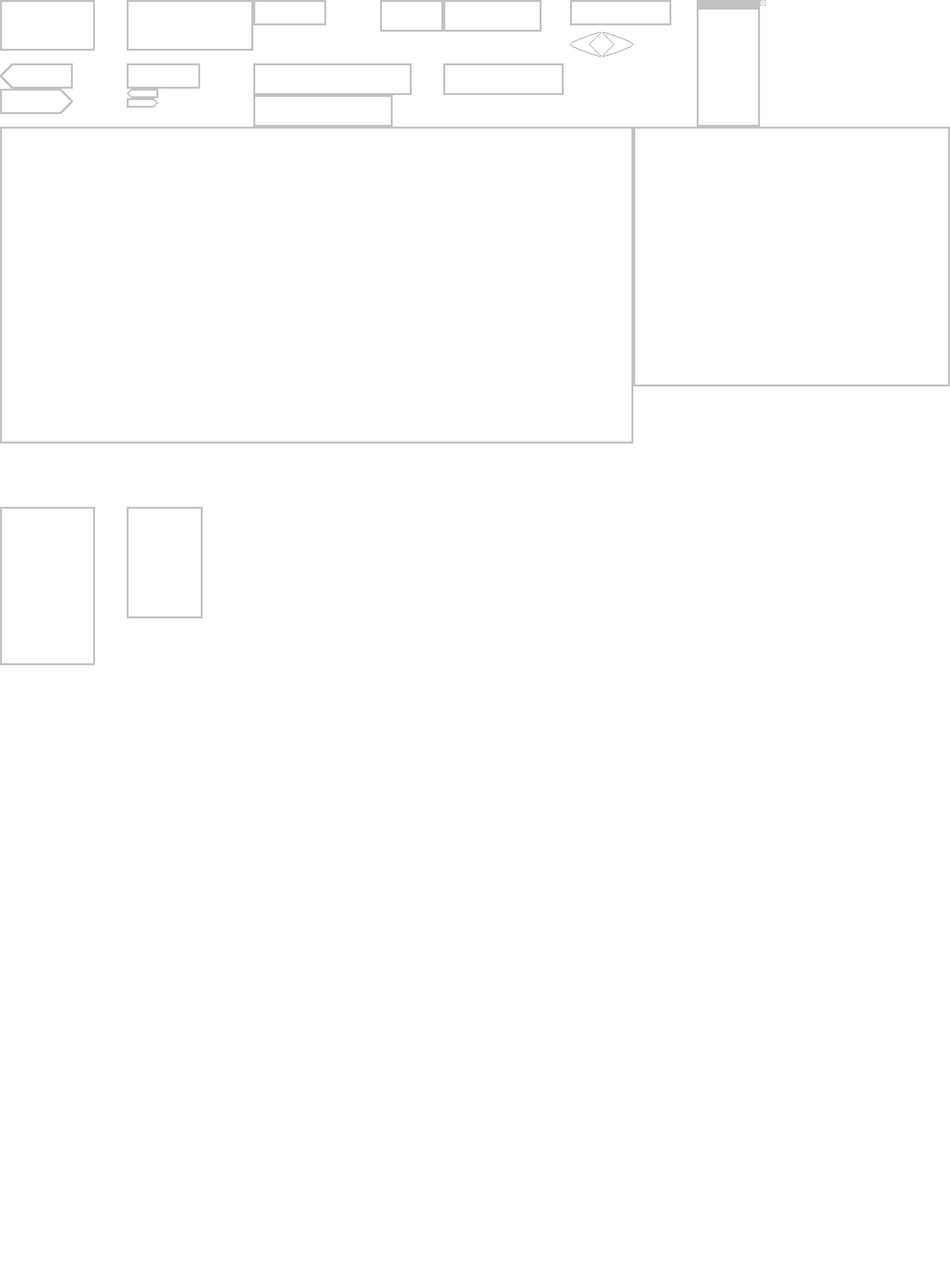
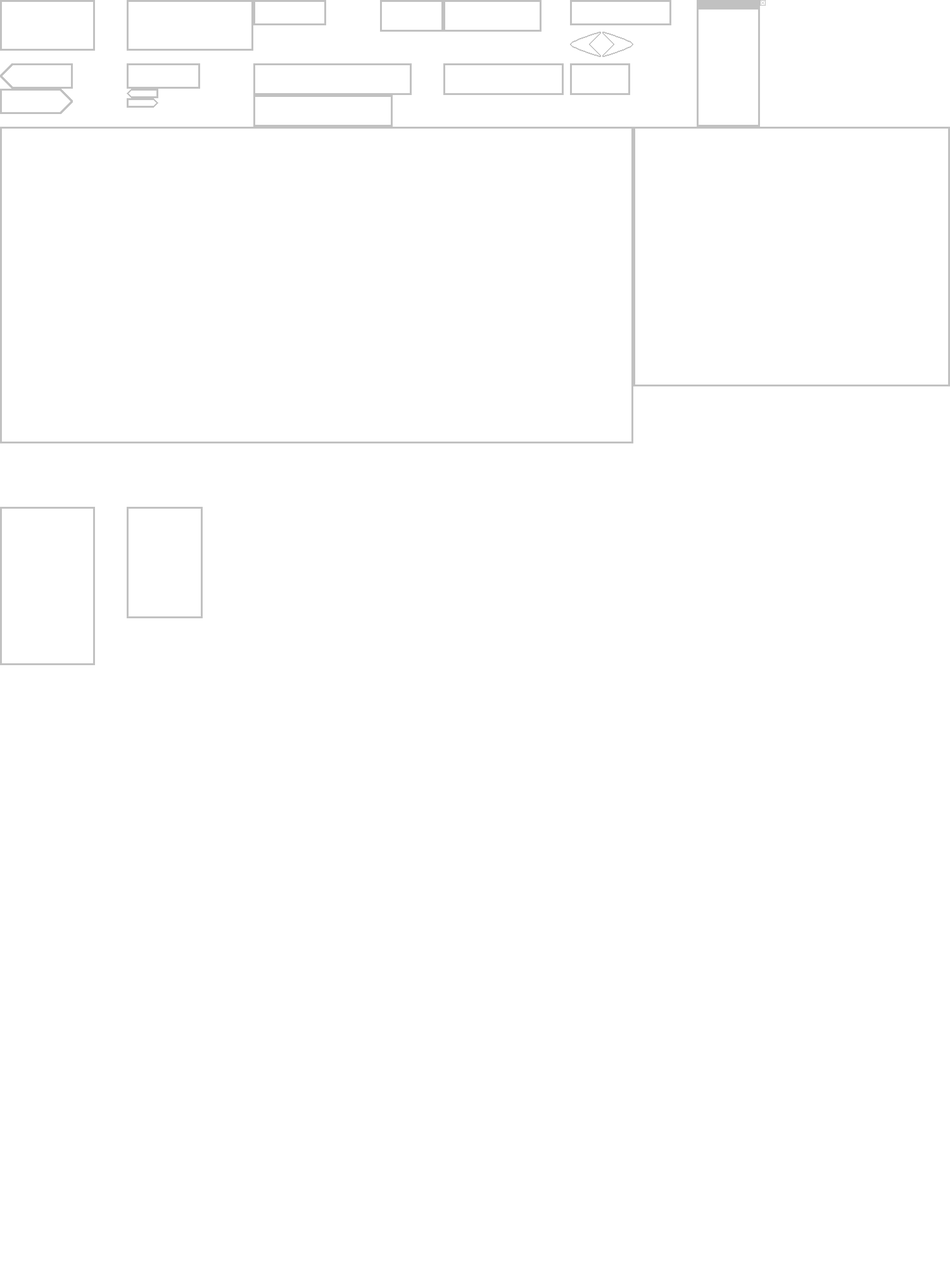
Layered file, before and after one edit (950x1267). Changes by layer:
painted on "Background" over (570, 63, 631, 96)
